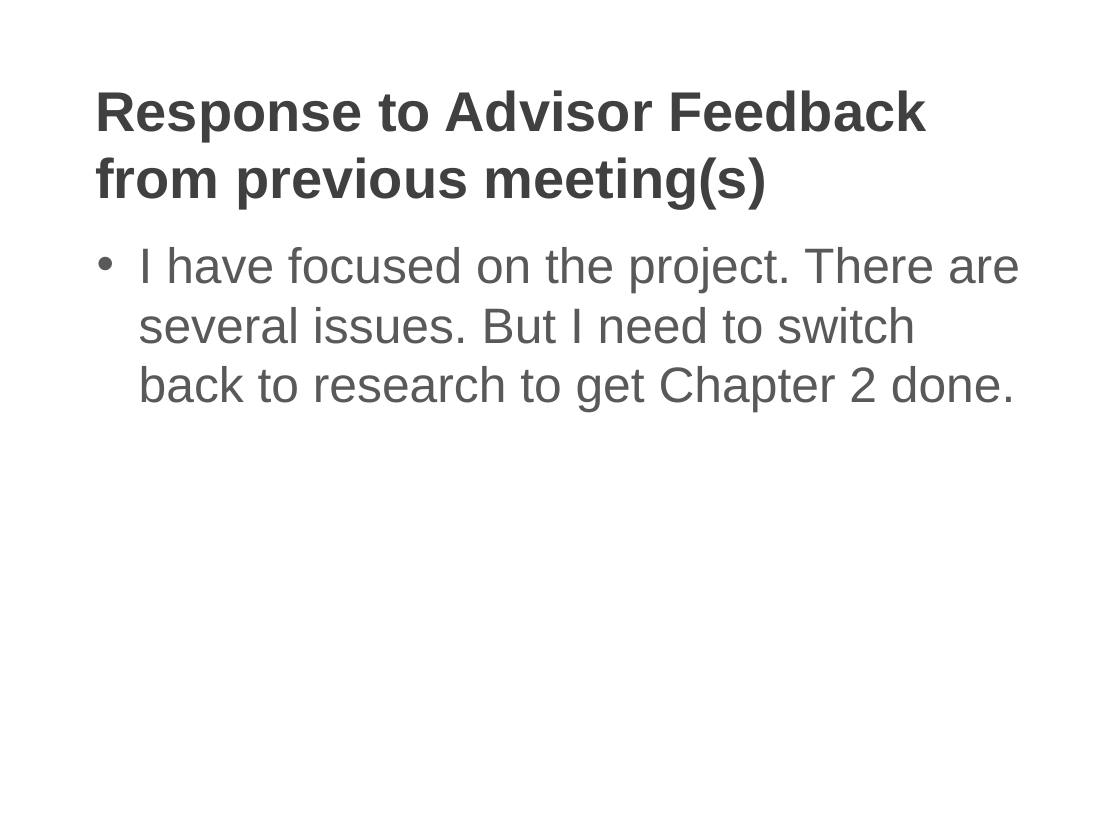
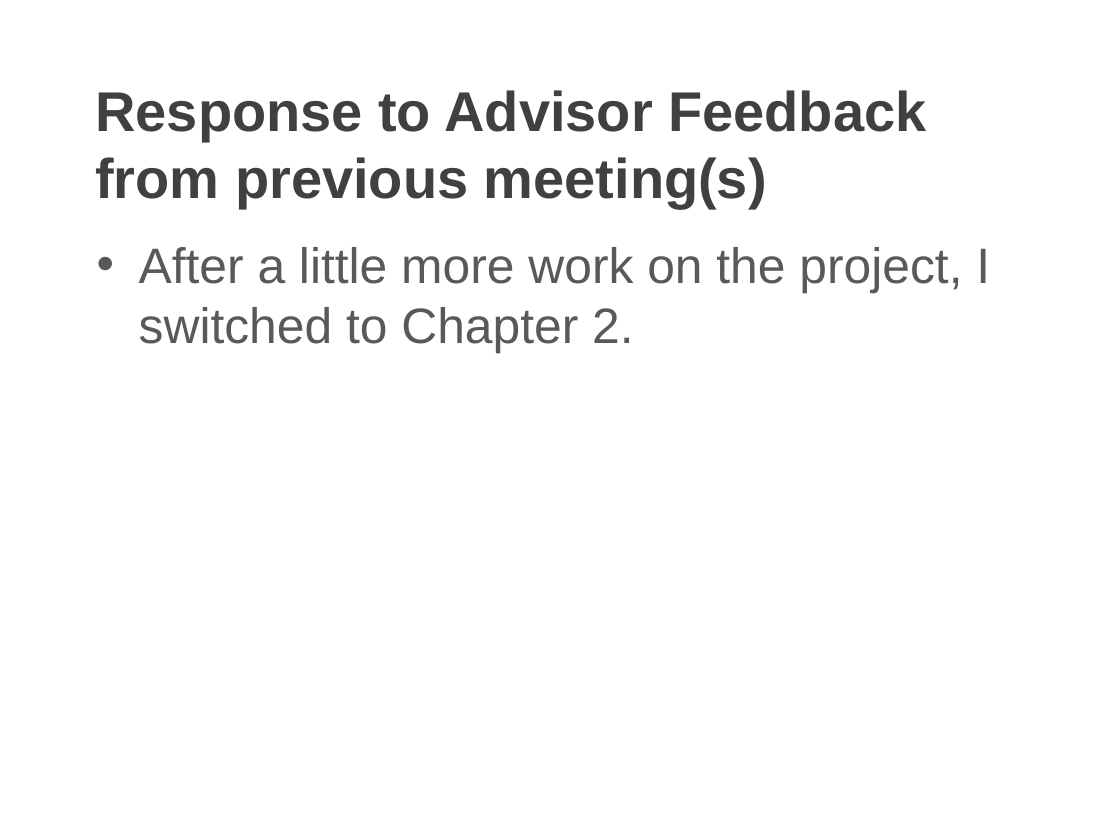
Before and after one commit to OwlSaver/GWU, a slide deck: slide 5 of Praxis/Advisor/Session 10/Wacey_Michael_Advising_Updated_Template_Apr_04_2025.pptx. Drawn at 1120x840 pixels with LibreOffice and Linux fonts; fonts in the diff are those of the drawing; background and template pictures are left out. Boxes give left, top, right and bottom in pixels: in the first picture for what was removed or moved away, otherwise in the second. Text is boxed around its words. In the diff, an @@ line names an element or a change of style, - is before the commit and + after.

```diff
--- a/Praxis/Advisor/Session 10/Wacey_Michael_Advising_Updated_Template_Apr_04_2025.pptx
+++ b/Praxis/Advisor/Session 10/Wacey_Michael_Advising_Updated_Template_Apr_04_2025.pptx
@@ text at bbox=[139, 247, 990, 353]: text changed @@
-• I have focused on the project. There are several issues. But I need to switch back to research to get Chapter 2 done.
+• After a little more work on the project, I switched to Chapter 2.
```
Also in this commit, not shown: 4 other slides changed, 29 other files.
